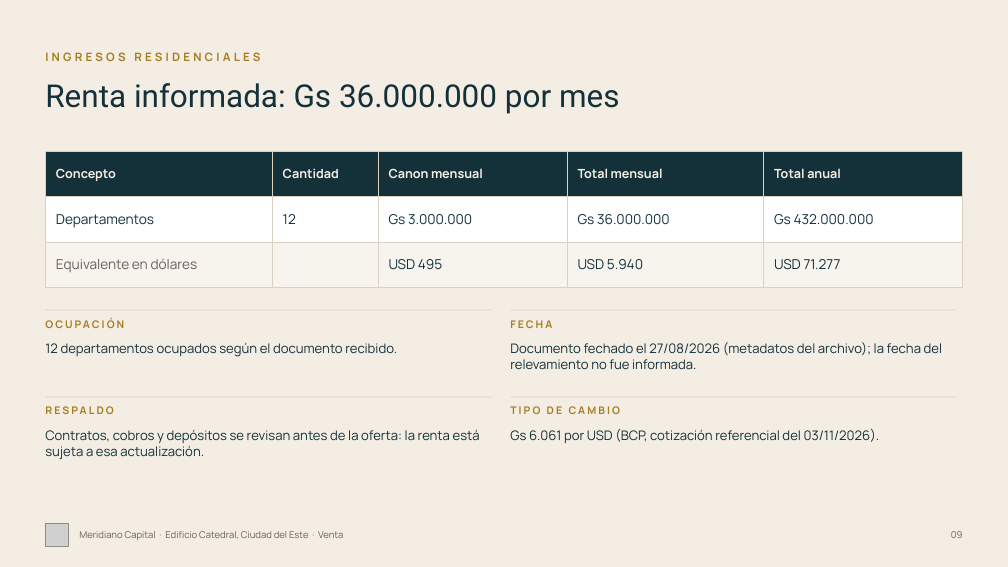
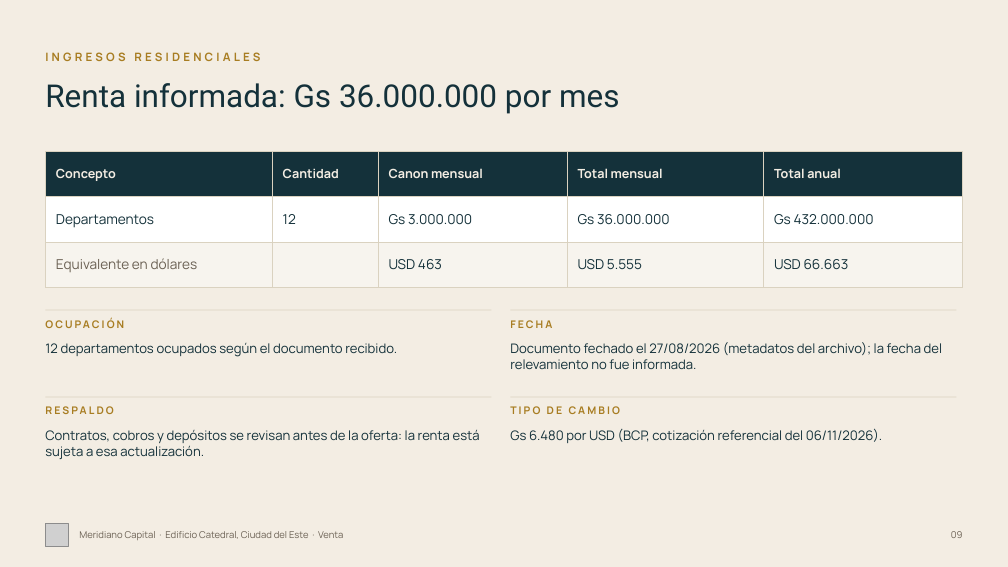
Before and after one commit to juanjosecastillo608/Meridiano-Capital, a slide deck: slide 9 of projects/meridiano-capital/presentaciones/edificio-catedral/entregables/Edificio_Catedral_Meridiano_FINAL.pptx. Drawn at 1008x567 pixels with LibreOffice and Linux fonts; fonts in the diff are those of the drawing; grey boxes stand for pictures. Boxes give left, top, right and bottom in pixels: in the first picture for what was removed or moved away, otherwise in the second. Text is boxed around its words. In the diff, an @@ line names an element or a change of style, - is before the commit and + after.

```diff
--- a/projects/meridiano-capital/presentaciones/edificio-catedral/entregables/Edificio_Catedral_Meridiano_FINAL.pptx
+++ b/projects/meridiano-capital/presentaciones/edificio-catedral/entregables/Edificio_Catedral_Meridiano_FINAL.pptx
@@ table at bbox=[45, 151, 963, 276] @@
-row 3: Equivalente en dólares |  | USD 495 | USD 5.940 | USD 71.277
+row 3: Equivalente en dólares |  | USD 463 | USD 5.555 | USD 66.663
@@ text at bbox=[510, 429, 882, 443]: text changed @@
-Gs 6.061 por USD (BCP, cotización referencial del 03/11/2026).
+Gs 6.480 por USD (BCP, cotización referencial del 06/11/2026).
```
Also in this commit, not shown: 6 other slides changed, 2 slides added, 37 other files.
